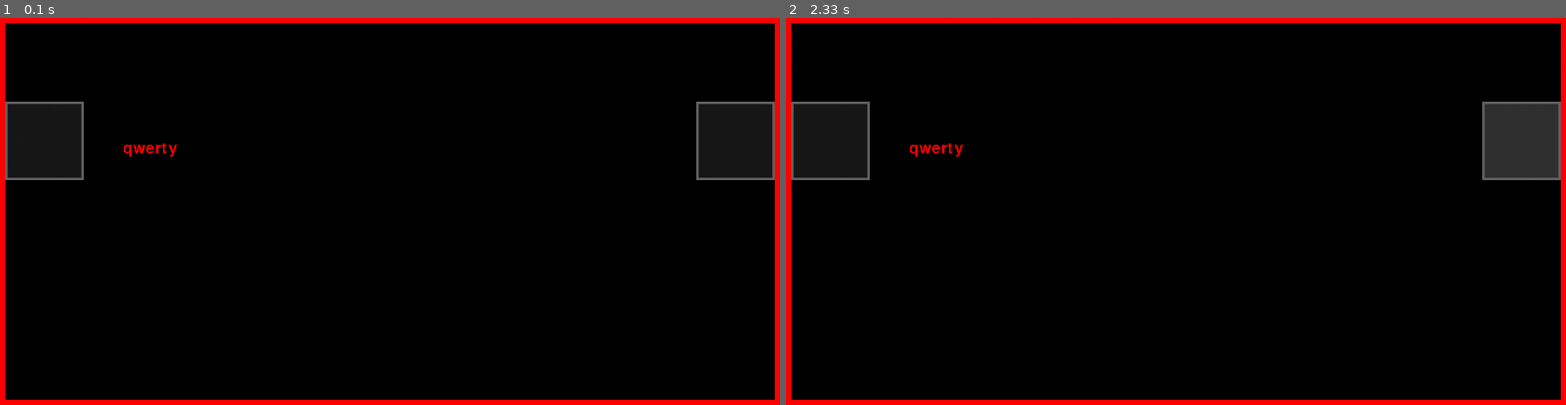
Above: before the commit, frames 1-2 (left to right).
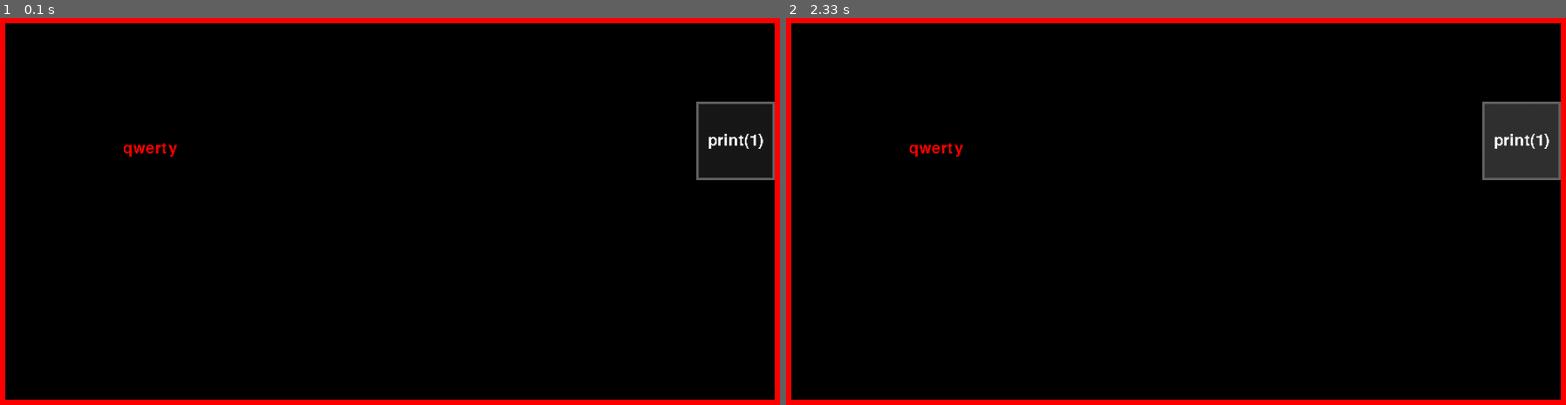
Above: after the commit, the same moments.

Repository: Valdymarych/PythonTest
Game: pygame game, started from E-Olymp.py
Same seed, same stepped clock (60 frames per second), same inputs: the game is played once before the commit and once after it.
Inputs (mouse positions are in pixels of both pictures, inside the frame that each line leads up to):
- Up to frame 1 (0.1 s): no input
- Up to frame 2 (2.33 s): click (1519, 141) at 0.38 s; click (1176, 238) at 0.72 s; click (1519, 141) at 2.05 s

The runs differ from the first frame. In frame 1, 0.4% of the frame differs, in the area x 0-98%, y 21-42%; in frame 2, 0.4%.

Commit message:
Добавив текст до кнопок

Diff:
--- a/E-Olymp.py
+++ b/E-Olymp.py
@@ -50,11 +50,11 @@
             self.rect.x=view.rect.width-self.rect.width
         if "down" in self.magnetic:
             self.rect.y=view.rect.height-self.rect.height
-
+        if "center" in self.magnetic:
+            self.rect.center=view.rectDraw.center
         self.absoluteRect=Rect(self.rect.x+view.absoluteRect.x,self.rect.y+view.absoluteRect.y,*self.rect.size)
         for post in self.posts:
             post.added(self)
-
 
 class Button(View):
     def __init__(self,rect,func,magnetic=[]):
@@ -81,6 +81,11 @@
         else:
             self.background=self.backgroundStd
 
+    def addText(self,text,textColor,fontSize,background):
+        self.addView(Text(0,0,text,textColor,fontSize,background,["center"]))
+
+
+
 class Text(View):
     def __init__(self,x,y,text,textColor,fontSize,background,magnetic=[]):
         self.text=text
@@ -91,8 +96,8 @@
         self.setText(text)
 
     def draw(self,surface):
-        self.surface.fill((0,0,0))
-        self.surface.set_colorkey((0,0,0))
+        self.surface.fill(self.background)
+        self.surface.set_colorkey(self.background)
         super(Text, self).draw(surface)
 
 
@@ -141,8 +146,10 @@
         self.mPosBuf = [0,Vector2(0,0)]
 
         self.mainView=View(Rect(self.BORDER_WIDTH,self.BORDER_WIDTH,*(self.WINDOW_SIZE-2*Vector2(self.BORDER_WIDTH,self.BORDER_WIDTH)).xy))
-        self.mainView.addView(Button(Rect(100, 100, 100, 100), lambda :print(1),["right"]))
-        self.mainView.addView(Button(Rect(100, 100, 100, 100), lambda: print(1), ["left"]))
+        btn=Button(Rect(100, 100, 100, 100), lambda :print(1),["right"])
+        btn.addText("print(1)",(255,255,255),30,(0,0,0))
+        self.mainView.addView(btn)
+
         self.mainView.addView(Text(150,150,"qwerty",(255,0,0),30,self.BACKGROUND))
 
     def checkInput(self):
@@ -171,7 +178,6 @@
         draw.rect(self.win,self.BORDER,[0,0,self.WIDTH,self.HEIGHT],self.BORDER_WIDTH)
 
     def mainWindowUpdate(self):
-
         display.update()
         self.clock.tick(self.FPS)
         display.set_caption(str(self.clock.get_fps()))
